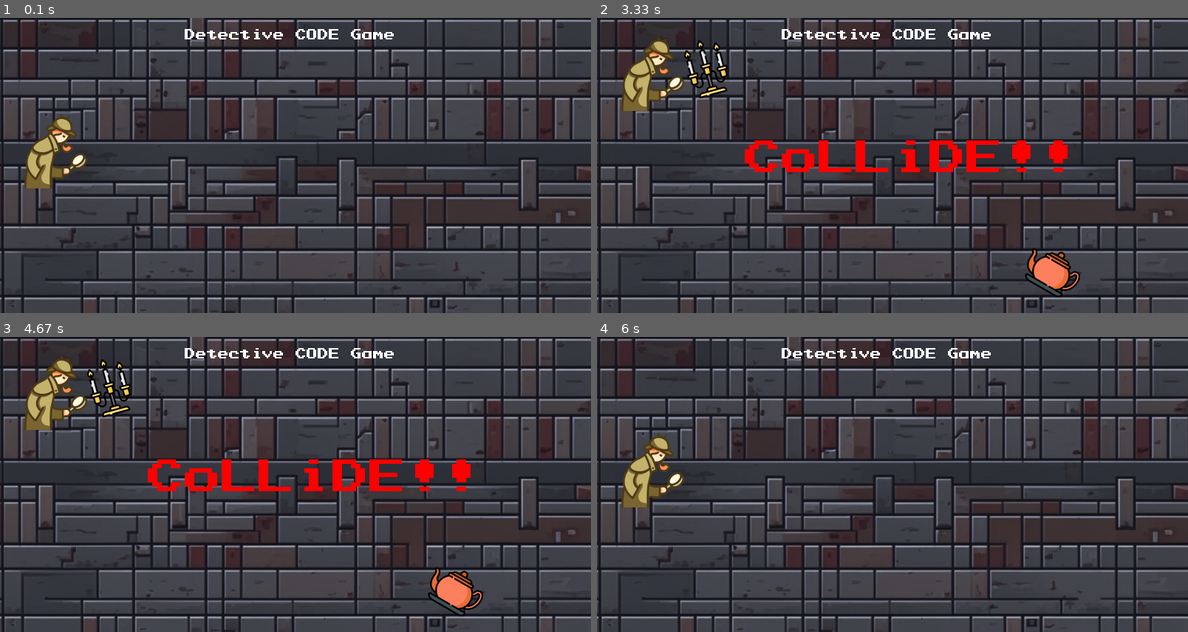
Above: before the commit, frames 1-4 (two rows, left to right).
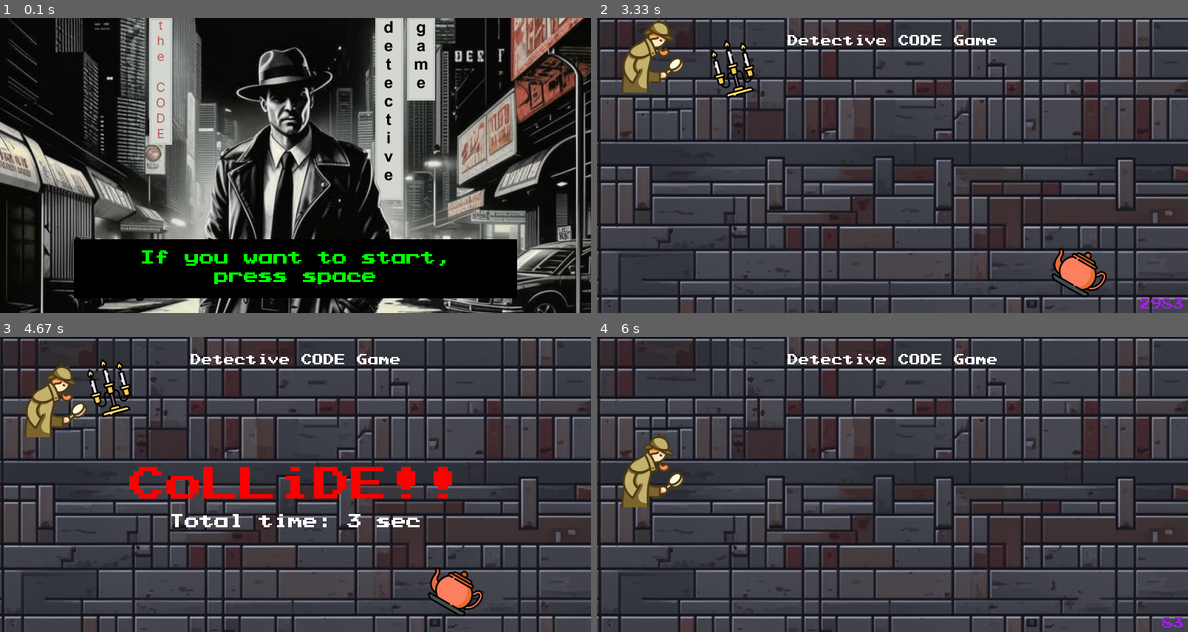
Above: after the commit, the same moments.

Repository: lockbooks/thecode_detective_game
Game: pygame game, started from pygame3.py
Same seed, same stepped clock (60 frames per second), same inputs: the game is played once before the commit and once after it.
Inputs:
- Up to frame 1 (0.1 s): no input
- Up to frame 2 (3.33 s): tap Space at 0.33 s; hold Up 0.67-1.13 s; hold Down 1.17-1.47 s; hold Up 1.5-1.87 s; hold Down 1.9-2.27 s; hold Up 2.3-2.6 s; hold Down 2.63-2.93 s; hold Up from 2.97 s (still down)
- Up to frame 3 (4.67 s): release Up at 3.33 s; hold Down 3.37-3.73 s
- Up to frame 4 (6 s): tap Space at 5.9 s

The runs differ from the first frame. In frame 1, 87% of the frame differs, in the area x 0-100%, y 0-100%; in frame 2, 7.5%; in frame 3, 6.3%; in frame 4, 0.9%.

Commit message:
article 3 final without comments

Diff:
--- a/pygame3.py
+++ b/pygame3.py
@@ -15,58 +15,91 @@
 fps = 60
 # создаём объект таймера
 clock = pygame.time.Clock()
-
-# создаём объекты шрифта: в скобках указываем шрифт и размер через запятую
-text_font = pygame.font.Font('prstartk.ttf', 15)
-text_font_collide = pygame.font.Font('prstartk.ttf', 50)
-
-# создаём новую поверхность земли отдельным объектом surface
-# в финальном коде не используется
-# 1 - задаём размеры:
-width_ts = 800
-height_ts = 200
-# 2 - создаём  поверхность по  размерам
-test_surface = pygame.Surface((width_ts, height_ts))
-# 3 - добавляем цвет
-test_surface.fill('Brown')
+# НОВОЕ!!! начальная точка отсчёта времени
+start_time = 0
+final_score = 0
 
 # загружаем в переменные картинки из папки с нашим файлом
+back_main_screen = pygame.image.load('code_game_back.jpg').convert()
 back = pygame.image.load('code_game_back_floor.jpg').convert()
 hero = pygame.image.load('detective.png').convert_alpha()
 pot = pygame.image.load('teapot.png').convert_alpha()
 candle = pygame.image.load('candlestick.png').convert_alpha()
 box = pygame.image.load('wooden_box.png').convert_alpha()
 
-# объявляем переменные с начальными координатами для всех анимаций
-hero_x_pos = 75
-hero_y_pos = 180
-candle_x_pos = 900
-candle_y_pos = 70
-box_x_pos = 900
-box_y_pos = 200
-pot_x_pos = 900
-pot_y_pos = 345
+# !!! НОВОЕ!!! ещё одна настройка для новой игры
+# создаём объекты шрифта: в скобках указываем шрифт и размер через запятую
+# !!! НОВОЕ новый текст
+# создаём объект текста: в скобках указываем текст, сглаживание и цвет
+text_font = pygame.font.Font('prstartk.ttf', 15)
+text_surface = text_font.render('Detective CODE Game', False, 'White')
+text_name_rect = text_surface.get_rect(center=(400, 30))
 
-# помещаем изображения в рамки прямоугольника
-# в скобках задаём точку привязки и координаты для неё
-hero_rect = hero.get_rect(center=(hero_x_pos, hero_y_pos))
-pot_rect = pot.get_rect(center=(pot_x_pos, pot_y_pos))
-candle_rect = candle.get_rect(center=(candle_x_pos, candle_y_pos))
-box_rect = box.get_rect(center=(box_x_pos, box_y_pos))
+text_font_collide = pygame.font.Font('prstartk.ttf', 50)
+text_collide = text_font_collide.render('CoLLiDE!!', False, 'Red')
+text_collide_rect = text_collide.get_rect(center=(400, 200))
 
-# создаём сигнальные переменные
-pot_flag = False
-box_flag = False
+text_font_new_game = pygame.font.Font('prstartk.ttf', 20)
+text_newgame_str1 = text_font_new_game.render('If you want to start,', False, 'Green')
+text_newgame_rect1 = text_newgame_str1.get_rect(center=(400, 325))
+text_newgame_str2 = text_font_new_game.render('press space', False, 'Green')
+text_newgame_rect2 = text_newgame_str2.get_rect(center=(400, 350))
 
-# создаём объект текста: в скобках указываем текст, сглаживание и цвет
-text_surface = text_font.render('Detective CODE Game', False, 'White')
-text_collide = text_font_collide.render('CoLLiDE!!', False, 'Red')
+text_font_score = pygame.font.Font('prstartk.ttf', 15)
+
+text_ts_font = pygame.font.Font('prstartk.ttf', 20)
+# text_ts_text = text_ts_font.render('Total score: {xxx}', False, 'White')
+# text_ts_rect = text_ts_text.get_rect(center=(400, 250))
 
 # даём название окну игры
 pygame.display.set_caption('Detective CODE Game')
 
 # объявляем переменную-флаг для цикла игры
-game = True
+game = False
+
+
+# НОВОЕ!! подсчёт очков
+def display_score():
+    current_time = pygame.time.get_ticks() - start_time
+    score_surface = text_font_score.render(f'{current_time}', False, 'Purple')
+    score_rect = score_surface.get_rect(bottomright=(795, 395))
+    screen.blit(score_surface, score_rect)
+
+    return score_rect
+
+
+# Функция для сброса начальных параметров
+def reset_game():
+    global hero_rect, pot_rect, candle_rect, box_rect, pot_flag, box_flag, game
+
+    # объявляем начальные координаты для всех объектов
+    hero_x_pos = 75
+    hero_y_pos = 180
+    candle_x_pos = 900
+    candle_y_pos = 70
+    box_x_pos = 900
+    box_y_pos = 200
+    pot_x_pos = 900
+    pot_y_pos = 345
+
+    # создаём рамки прямоугольников
+    hero_rect = hero.get_rect(center=(hero_x_pos, hero_y_pos))
+    pot_rect = pot.get_rect(center=(pot_x_pos, pot_y_pos))
+    candle_rect = candle.get_rect(center=(candle_x_pos, candle_y_pos))
+    box_rect = box.get_rect(center=(box_x_pos, box_y_pos))
+
+    # сбрасываем флаги и состояние игры
+    pot_flag = False
+    box_flag = False
+
+    # сбрасываем финальный счет
+    final_score = 0
+
+    # game = True
+
+
+# Инициализация игры перед началом
+reset_game()
 
 # запускаем бесконечный цикл
 while True:
@@ -79,41 +112,26 @@
             # добавляем корректное завершение работы
             exit()
 
-        # перезапуск
+        # !!! НОВОЕ !!! перезапуск
         if not game and event.type == pygame.KEYDOWN and event.key == pygame.K_SPACE:
-            # заново объявляем переменные с начальными координатами для всех анимаций
-            hero_x_pos = 75
-            hero_y_pos = 180
-            candle_x_pos = 900
-            candle_y_pos = 70
-            box_x_pos = 900
-            box_y_pos = 200
-            pot_x_pos = 900
-            pot_y_pos = 345
-
-            # заново помещаем изображения в рамки прямоугольника
-            # в скобках задаём точку привязки и координаты для неё
-            hero_rect = hero.get_rect(center=(hero_x_pos, hero_y_pos))
-            pot_rect = pot.get_rect(center=(pot_x_pos, pot_y_pos))
-            candle_rect = candle.get_rect(center=(candle_x_pos, candle_y_pos))
-            box_rect = box.get_rect(center=(box_x_pos, box_y_pos))
-
-            # заново создаём сигнальные переменные
-            pot_flag = False
-            box_flag = False
-
+            reset_game()
             game = True
+            start_time = pygame.time.get_ticks()
 
     if game:
         # получаем список всех нажатых клавиш
         keys = pygame.key.get_pressed()
 
-        # если нажата клавиша вверх, двигаем игрока вверх
+        # если нажата клавиша вверх, двигаем игрока вверх !!! НОВОЕ!!! добавили проаерку границ и плавное передвижение
         if keys[pygame.K_UP]:
             hero_rect.top -= 5
+            if hero_rect.top <= 0:
+                hero_rect.top = 0
         # если нажата клавиша вниз, двигаем игрока вниз
         if keys[pygame.K_DOWN]:
             hero_rect.top += 5
+            if hero_rect.bottom >= 400:
+                hero_rect.bottom = 400
 
     if game:
         # размещаем все поверхности на нашем экране
@@ -122,7 +140,7 @@
         screen.blit(candle, candle_rect)
         screen.blit(box, box_rect)
         screen.blit(pot, pot_rect)
-        back.blit(text_surface, (250, 15))
+        back.blit(text_surface, text_name_rect)
 
         # запускаем движение всех предметов
         candle_rect.left -= 4
@@ -153,14 +171,27 @@
         if (hero_rect.colliderect(candle_rect) or
             hero_rect.colliderect(pot_rect) or
             hero_rect.colliderect(box_rect)):
-            screen.blit(text_collide, (200, 165))
+            screen.blit(text_collide, text_collide_rect)
+
+            # Вычисляем финальное время и сохраняем его
+            final_score = (pygame.time.get_ticks() - start_time) // 1000
+            text_ts_text = text_ts_font.render(f'Total time: {final_score} sec', False, 'White')
+            text_ts_rect = text_ts_text.get_rect(center=(400, 250))
+            screen.blit(text_ts_text, text_ts_rect)
+
             # это новый блок
             pygame.display.flip()
             time.sleep(2)
             game = False
 
+        display_score()
+
     else:
-        screen.fill('Purple')
+        screen.blit(back_main_screen, (0, 0))
+        pygame.draw.rect(back_main_screen, 'Black', (100, 300, 600, 80))
+
+        screen.blit(text_newgame_str1, text_newgame_rect1)
+        screen.blit(text_newgame_str2, text_newgame_rect2)
 
     # обновляем экран игры
     pygame.display.update()
